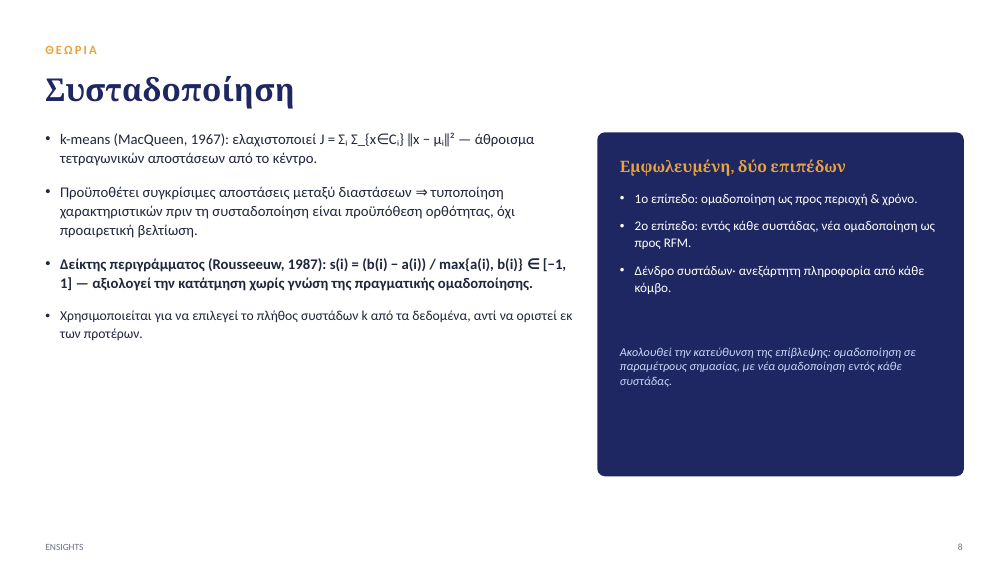
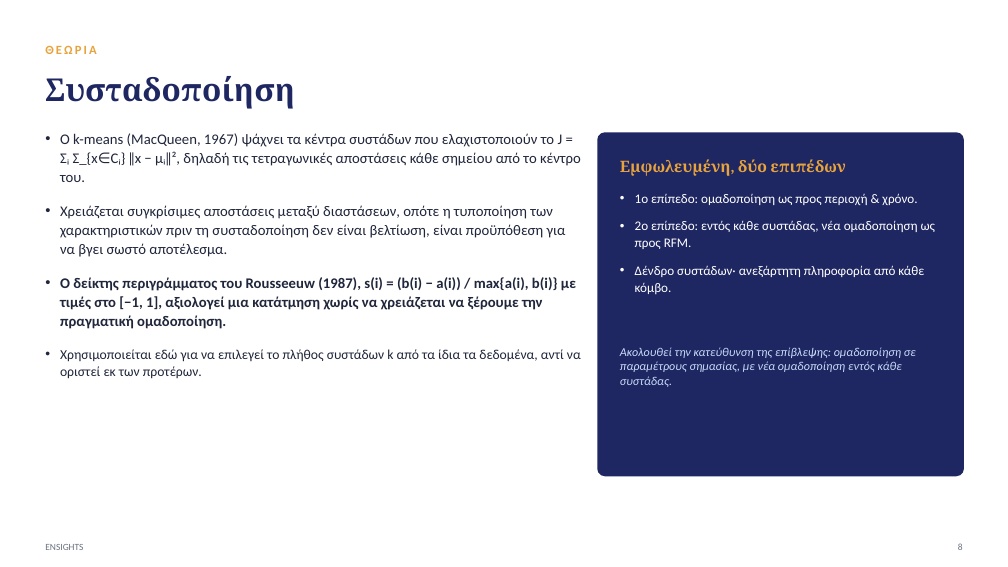
Before and after one commit to xrhstosmour/ensights, a slide deck: slide 9 of ensights-thesis-defense.pptx. Drawn at 1008x567 pixels with LibreOffice and Linux fonts; fonts in the diff are those of the drawing. Boxes give left, top, right and bottom in pixels: in the first picture for what was removed or moved away, otherwise in the second. Text is boxed around its words. In the diff, an @@ line names an element or a change of style, - is before the commit and + after.

```diff
--- a/ensights-thesis-defense.pptx
+++ b/ensights-thesis-defense.pptx
@@ text at (60, 133, 581, 379): text changed @@
-• k-means (MacQueen, 1967): ελαχιστοποιεί J = Σᵢ Σ_{x∈Cᵢ} ‖x − μᵢ‖² — άθροισμα τετραγωνικών αποστάσεων από το κέντρο.
-• Προϋποθέτει συγκρίσιμες αποστάσεις μεταξύ διαστάσεων ⇒ τυποποίηση χαρακτηριστικών πριν τη συσταδοποίηση είναι προϋπόθεση ορθότητας, όχι προαιρετική βελτίωση.
-• Δείκτης περιγράμματος (Rousseeuw, 1987): s(i) = (b(i) − a(i)) / max{a(i), b(i)} ∈ [−1, 1] — αξιολογεί την κατάτμηση χωρίς γνώση της πραγματικής ομαδοποίησης.
-• Χρησιμοποιείται για να επιλεγεί το πλήθος συστάδων k από τα δεδομένα, αντί να οριστεί εκ των προτέρων.
+• Ο k-means (MacQueen, 1967) ψάχνει τα κέντρα συστάδων που ελαχιστοποιούν το J = Σᵢ Σ_{x∈Cᵢ} ‖x − μᵢ‖², δηλαδή τις τετραγωνικές αποστάσεις κάθε σημείου από το κέντρο του.
+• Χρειάζεται συγκρίσιμες αποστάσεις μεταξύ διαστάσεων, οπότε η τυποποίηση των χαρακτηριστικών πριν τη συσταδοποίηση δεν είναι βελτίωση, είναι προϋπόθεση για να βγει σωστό αποτέλεσμα.
+• Ο δείκτης περιγράμματος του Rousseeuw (1987), s(i) = (b(i) − a(i)) / max{a(i), b(i)} με τιμές στο [−1, 1], αξιολογεί μια κατάτμηση χωρίς να χρειάζεται να ξέρουμε την πραγματική ομαδοποίηση.
+• Χρησιμοποιείται εδώ για να επιλεγεί το πλήθος συστάδων k από τα ίδια τα δεδομένα, αντί να οριστεί εκ των προτέρων.
```
Also in this commit, not shown: 31 other slides changed.
